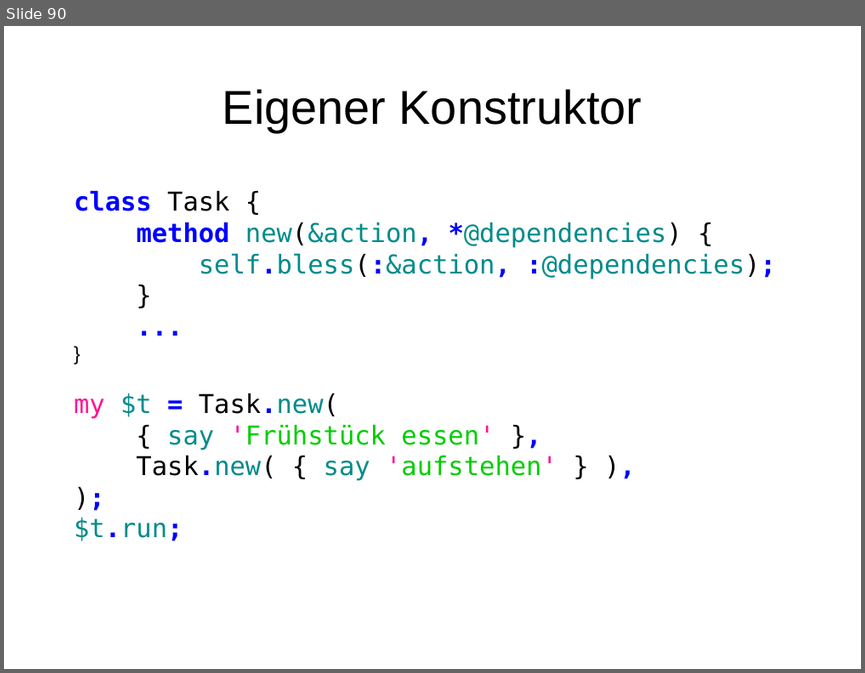
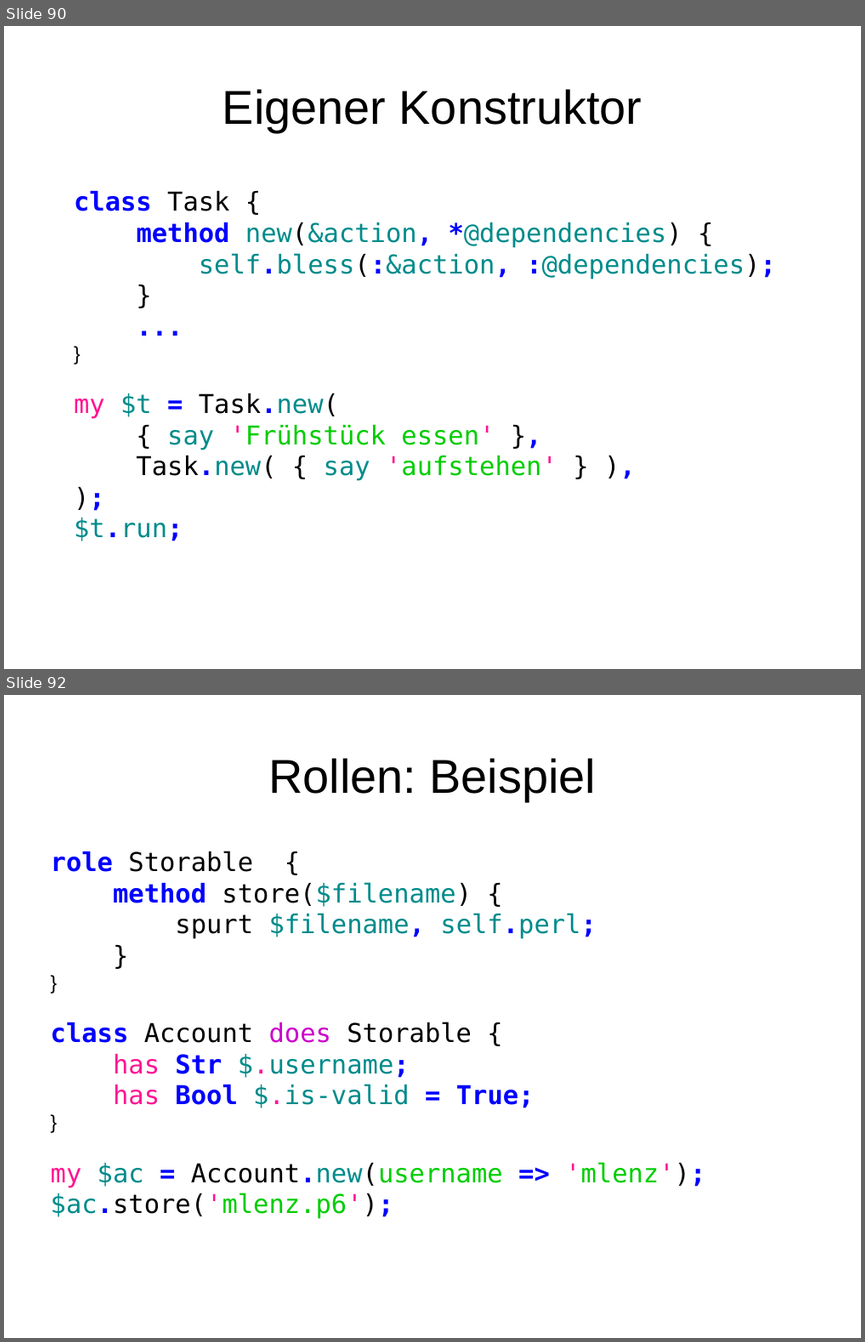
Before and after one commit to moritz/perl6-training-de, a slide deck: schulung.odp. Shown one above the other, each under a label of ours: slide 90 before the commit, slides 90 and 92 after it; the slides between them are not shown. The pictures are 865x673 and 865x1342 pixels, drawn with LibreOffice and Linux fonts; fonts in the diff are those of the drawing. Boxes give left, top, right and bottom in pixels: in the first picture for what was removed or moved away, otherwise in the second. Text is boxed around its words. In the diff, an @@ line names an element or a change of style, - is before the commit and + after.

Commit message:
Rollen

```diff
--- a/schulung.odp
+++ b/schulung.odp
@@ slide 92 added at (4, 695, 861, 1338), background #FFFFFF @@
@@ title added at (268, 758, 596, 801), 44 pt, text #000000 @@
+Rollen: Beispiel
@@ text added at (51, 851, 705, 1219), 24 pt, text #000000 @@
+role Storable {
+method store($filename) {
+spurt $filename, self.perl;
+}
+}
+class Account does Storable {
+has Str $.username;
+has Bool $.is-valid = True;
+}
+my $ac = Account.new(username => 'mlenz');
+$ac.store('mlenz.p6');
```
Also in this commit, not shown: 7 other slides added, 6 other files.
